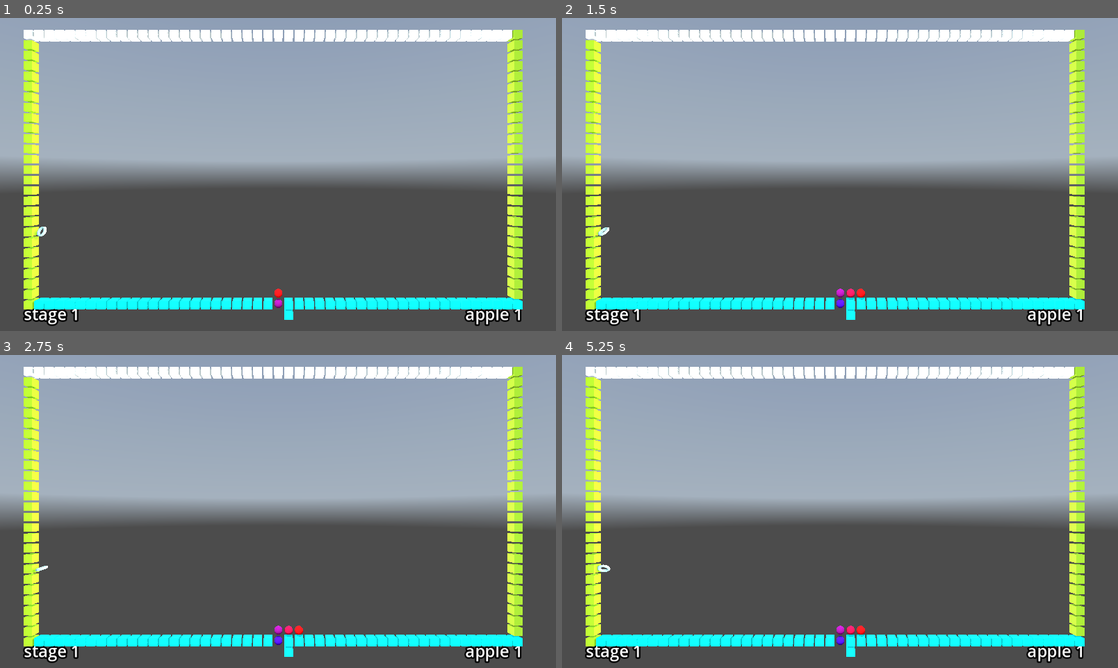
Above: before the commit, frames 1-4 (two rows, left to right).
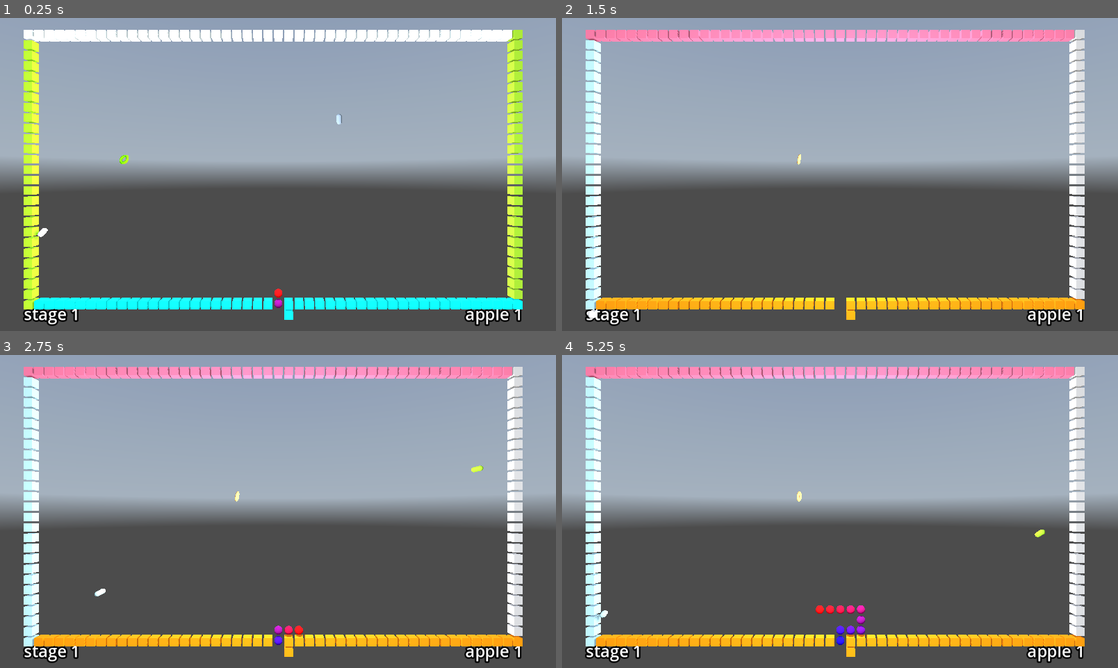
Above: after the commit, the same moments.

Repository: kasworld/gd4snakebyte3d
Game: Godot game, scene res://main.tscn
Same seed, same stepped clock (60 frames per second), same inputs: the game is played once before the commit and once after it. A sky picture missing from this copy of the repository is replaced by a grey-blue gradient.
Inputs (mouse positions are in pixels of both pictures, inside the frame that each line leads up to):
- Up to frame 1 (0.25 s): no input
- Up to frame 2 (1.5 s): tap Enter at 0.5 s; move the mouse to (962, 158) at 0.52 s; hold Right 0.53-1.28 s; click (962, 158) at 0.67 s; move the mouse to (728, 190) at 1.27 s; hold Down from 1.28 s (still down)
- Up to frame 3 (2.75 s): move the mouse to (333, 442) at 2.02 s; release Down at 2.03 s; hold Right from 2.03 s (still down)
- Up to frame 4 (5.25 s): move the mouse to (812, 574) at 2.77 s; release Right at 2.78 s; hold Up 2.78-3.53 s; click (812, 574) at 2.92 s; move the mouse to (1006, 558) at 3.52 s; hold Left 3.53-5.03 s; move the mouse to (673, 464) at 4.27 s; move the mouse to (867, 511) at 5.02 s; hold Down from 5.03 s (still down); click (867, 511) at 5.17 s

The runs differ from the first frame. In frame 1, 0.1% of the frame differs, in the area x 6-62%, y 30-70%; in frame 2, 11%; in frame 3, 11%; in frame 4, 11%, in the area x 4-94%, y 3-97%.

Commit message:
handle snake die restart

Diff:
--- a/global/settings.gd
+++ b/global/settings.gd
@@ -6,7 +6,7 @@
 const FrameTime := 0.4 # second
 const SnakeLenStart := 12
 const SankeLenInc := 12
-const PlumCount := 0
+const PlumCount := 2
 const AppleCountPerStage := 1
 const AppleIncOnTimeOut := 3
 
--- a/stage.gd
+++ b/stage.gd
@@ -10,39 +10,59 @@
 class Wall:
 	pass
 
+var snake_scene = preload("res://snake.tscn")
 var plum_scene = preload("res://plum.tscn")
 var apple_scene = preload("res://apple.tscn")
 var field :PlacedThings
 var plum_list :Array
+var apple_list :Array
 var number :int
 var apple_make_count :int
 var apple_eat_count :int
 var apple_end_count :int
+var wall_script :Array
+var snake :Snake
 
-func init(n :int, wallscript :Array) -> Stage:
+func init(n :int, w_script :Array) -> Stage:
 	number = n
 	$StageNumber.text = "stage %d" % number
 	$AppleNumber.text = "apple %d" % Settings.AppleCountPerStage
 	$StageNumber.position.x = 2
 	$AppleNumber.position.x = Settings.FieldWidth - 3
 	$Timer.wait_time = Settings.FrameTime
+	wall_script = w_script
+	new_snake()
+	return self
+
+func new_snake() -> Stage:
+	if snake != null :
+		snake.queue_free()
+	for pl in plum_list:
+		pl.queue_free()
+	plum_list = []
+	apple_make_count -= apple_list.size()
+	for ap in apple_list:
+		ap.queue_free()
+	apple_list = []
 	field = PlacedThings.new(Settings.FieldSize)
-	$Walls.init(field, wallscript)
+	$Walls.init(field, wall_script)
 	field.set_at( Settings.StartPos, Start.new())
 	for i in Settings.PlumCount:
 		add_plum(i)
 	for i in 1:
 		add_apple()
 	apple_end_count = Settings.AppleCountPerStage
-	$Snake.connect("eat_apple", snake_eat_apple)
-	$Snake.connect("snake_dead", snake_die)
-	$Snake.connect("tail_enter", snake_enter_complete)
-	$Snake.connect("reach_goal", snake_reach_goal)
-	$Snake.init(field)
+	snake = snake_scene.instantiate()
+	add_child(snake)
+	snake.connect("eat_apple", snake_eat_apple)
+	snake.connect("snake_dead", snake_die)
+	snake.connect("tail_enter", snake_enter_complete)
+	snake.connect("reach_goal", snake_reach_goal)
+	snake.init(field)
 	return self
 
 func snake_die() -> void:
-	print_debug("snake die")
+	new_snake()
 
 func snake_eat_apple(pos :Vector2i) -> void:
 	var ap = field.get_at(pos)
@@ -72,11 +92,13 @@
 	apple_make_count +=1
 	var ap = apple_scene.instantiate().init(field, apple_make_count)
 	add_child(ap)
+	apple_list.append(ap)
 
 func process_frame() -> void:
 	for p in plum_list:
 		p.move2d()
-	$Snake.process_frame()
+	if snake != null :
+		snake.process_frame()
 
 func _on_timer_timeout() -> void:
 	process_frame()
--- a/stage.tscn
+++ b/stage.tscn
@@ -1,8 +1,7 @@
-[gd_scene load_steps=4 format=3 uid="uid://dcp4trrnspr0q"]
+[gd_scene load_steps=3 format=3 uid="uid://dcp4trrnspr0q"]
 
 [ext_resource type="Script" uid="uid://bl0ir0l2ndush" path="res://stage.gd" id="1_6eo5e"]
 [ext_resource type="PackedScene" uid="uid://dr7etomru4cuy" path="res://walls.tscn" id="2_aees8"]
-[ext_resource type="PackedScene" uid="uid://c7s28rwtmb200" path="res://snake.tscn" id="3_rnkuw"]
 
 [node name="Stage" type="Node3D"]
 script = ExtResource("1_6eo5e")
@@ -16,8 +15,6 @@
 [node name="StageNumber" type="Label3D" parent="."]
 pixel_size = 0.05
 
-[node name="Snake" parent="." instance=ExtResource("3_rnkuw")]
-
 [node name="AppleNumber" type="Label3D" parent="."]
 pixel_size = 0.05
 
